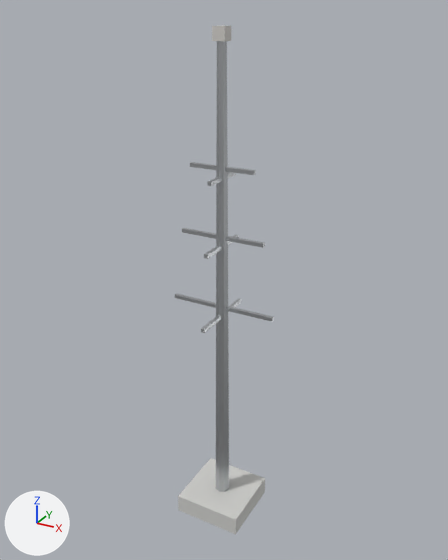
A saved change to the glTF model public/models/props/aerial_mast.glb.
Both versions are drawn from a 50 mm camera at (3.67, -6.63, 7.12) aimed at (-0.04, 0.12, 3.75). Every picture has the same lights, and +X, +Y and +Z are marked at lower left. The first picture is the older version. Where no turn or scale is listed for an object, it has been applied to the vertices. Vertices at exactly the same position are counted once.

Objects in the first picture: 'props_aerial_mast'.
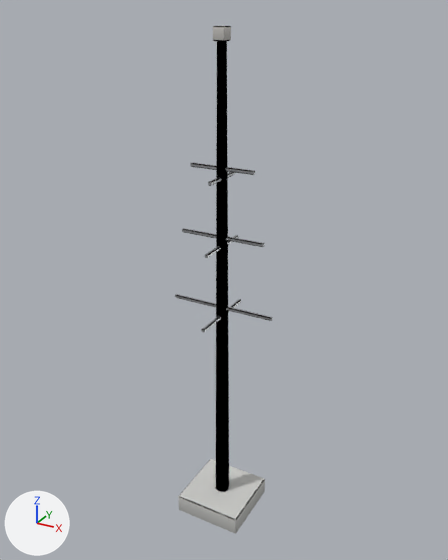
Edits to the bpy script that builds the scene:
```text
Change mat_concrete_cast:
    where n0 = _N.new('ShaderNodeBsdfPrincipled'); n0.name = 'Principled BSDF'
    remove n0.inputs[0].default_value = (0.62, 0.62, 0.6, 1.0)  # 'Base Color', light grey #cececb
    add n2 = _N.new('ShaderNodeMix'); n2.name = 'Mix'
    add n2.data_type = 'RGBA'
    add n2.blend_type = 'MULTIPLY'
    add n2.inputs[0].default_value = 1.0  # 'Factor'
    add n2.inputs[7].default_value = (0.62, 0.62, 0.6, 1.0)  # 'B', light grey #cececb
    add n3 = _N.new('ShaderNodeVertexColor'); n3.name = 'Color Attribute'
    add _L.new(n2.outputs[2], n0.inputs[0])  # 'Result' to 'Base Color'
    add _L.new(n3.outputs[0], n2.inputs[6])  # 'Color' to 'A'
Change mat_metal_galv:
    where n0 = _N.new('ShaderNodeBsdfPrincipled'); n0.name = 'Principled BSDF'
    remove n0.inputs[0].default_value = (0.6, 0.62, 0.64, 1.0)  # 'Base Color', light grey #cbced1
    add n2 = _N.new('ShaderNodeMix'); n2.name = 'Mix'
    add n2.data_type = 'RGBA'
    add n2.blend_type = 'MULTIPLY'
    add n2.inputs[0].default_value = 1.0  # 'Factor'
    add n2.inputs[7].default_value = (0.6, 0.62, 0.64, 1.0)  # 'B', light grey #cbced1
    add n3 = _N.new('ShaderNodeVertexColor'); n3.name = 'Color Attribute'
    add _L.new(n2.outputs[2], n0.inputs[0])  # 'Result' to 'Base Color'
    add _L.new(n3.outputs[0], n2.inputs[6])  # 'Color' to 'A'
Change mat_plastic_signage:
    where n0 = _N.new('ShaderNodeBsdfPrincipled'); n0.name = 'Principled BSDF'
    remove n0.inputs[0].default_value = (0.65, 0.63, 0.6, 1.0)  # 'Base Color', light grey #d3d0cb
    add n2 = _N.new('ShaderNodeMix'); n2.name = 'Mix'
    add n2.data_type = 'RGBA'
    add n2.blend_type = 'MULTIPLY'
    add n2.inputs[0].default_value = 1.0  # 'Factor'
    add n2.inputs[7].default_value = (0.65, 0.63, 0.6, 1.0)  # 'B', light grey #d3d0cb
    add n3 = _N.new('ShaderNodeVertexColor'); n3.name = 'Color Attribute'
    add _L.new(n2.outputs[2], n0.inputs[0])  # 'Result' to 'Base Color'
    add _L.new(n3.outputs[0], n2.inputs[6])  # 'Color' to 'A'
Change me_props_aerial_mast:
    remove me_props_aerial_mast.from_pydata(...)  # 82 vertices, 128 faces; spans x -0.75..0.75, y -0.52..0.52, z -3.46..3.46
    add me_props_aerial_mast.from_pydata(...)  # 210 vertices, 384 faces; spans x -0.75..0.75, y -0.52..0.52, z -3.46..3.46
    me_props_aerial_mast part 1: the loose piece of 8 vertices spanning x -0.5..0.5, y -0.5..0.5, z -3.46..-3.18 is rebuilt with 24 vertices and now spans x -0.5..0.5, y -0.5..0.5, z -3.46..-3.18
    me_props_aerial_mast part 2: the loose piece of 8 vertices spanning x -0.02..0.02, y -0.52..0.52, z -0.21..-0.16 is rebuilt with 24 vertices and now spans x -0.02..0.02, y -0.52..0.52, z -0.21..-0.16
    me_props_aerial_mast part 3: the loose piece of 8 vertices spanning x -0.02..0.02, y -0.32..0.32, z 1.69..1.74 is rebuilt with 24 vertices and now spans x -0.02..0.02, y -0.32..0.32, z 1.69..1.74
    me_props_aerial_mast part 4: the loose piece of 8 vertices spanning x -0.45..0.45, y -0.02..0.02, z 1.81..1.86 is rebuilt with 24 vertices and now spans x -0.45..0.45, y -0.02..0.02, z 1.81..1.86
    me_props_aerial_mast part 5: the loose piece of 8 vertices spanning x -0.6..0.6, y -0.02..0.02, z 0.91..0.96 is rebuilt with 24 vertices and now spans x -0.6..0.6, y -0.02..0.02, z 0.91..0.96
    me_props_aerial_mast part 6: the loose piece of 8 vertices spanning x -0.08..0.08, y -0.08..0.08, z 3.31..3.46 is rebuilt with 24 vertices and now spans x -0.08..0.08, y -0.08..0.08, z 3.31..3.46
    me_props_aerial_mast part 7: the loose piece of 8 vertices spanning x -0.02..0.02, y -0.42..0.42, z 0.79..0.84 is rebuilt with 24 vertices and now spans x -0.02..0.02, y -0.42..0.42, z 0.79..0.84
    me_props_aerial_mast part 8: the loose piece of 8 vertices spanning x -0.75..0.75, y -0.02..0.02, z -0.09..-0.04 is rebuilt with 24 vertices and now spans x -0.75..0.75, y -0.02..0.02, z -0.09..-0.04
```

Changed parts and their boxes (x1, y1, x2, y2) in the pictures (448 x 560 px):
'props_aerial_mast', recoloured, reshaped (darker)
    both: (175, 26, 273, 534)
part 1 of me_props_aerial_mast, rebuilt
    before: (178, 458, 265, 534)
    after: (178, 459, 265, 534)
part 2 of me_props_aerial_mast, rebuilt
    before: (201, 298, 242, 333)
    after: (201, 299, 241, 332)
part 3 of me_props_aerial_mast, rebuilt (7% narrower)
    before: (207, 172, 236, 186)
    after: (208, 172, 235, 186)
part 4 of me_props_aerial_mast, rebuilt
    before: (190, 162, 256, 175)
    after: (190, 162, 255, 175)
part 5 of me_props_aerial_mast, rebuilt
    before: (182, 228, 265, 248)
    after: (182, 228, 265, 247)
part 6 of me_props_aerial_mast, rebuilt
    before: (212, 26, 231, 41)
    after: (213, 26, 231, 41)
part 7 of me_props_aerial_mast, rebuilt (8% shorter)
    before: (204, 234, 239, 259)
    after: (205, 235, 238, 258)
part 8 of me_props_aerial_mast, rebuilt (7% shorter)
    before: (175, 293, 273, 322)
    after: (175, 294, 273, 321)
